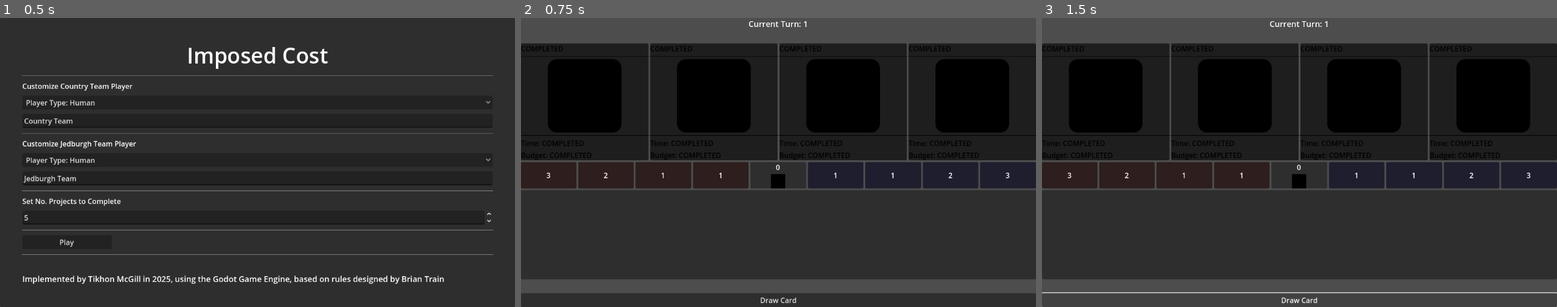
Above: before the commit, frames 1-3 (left to right).
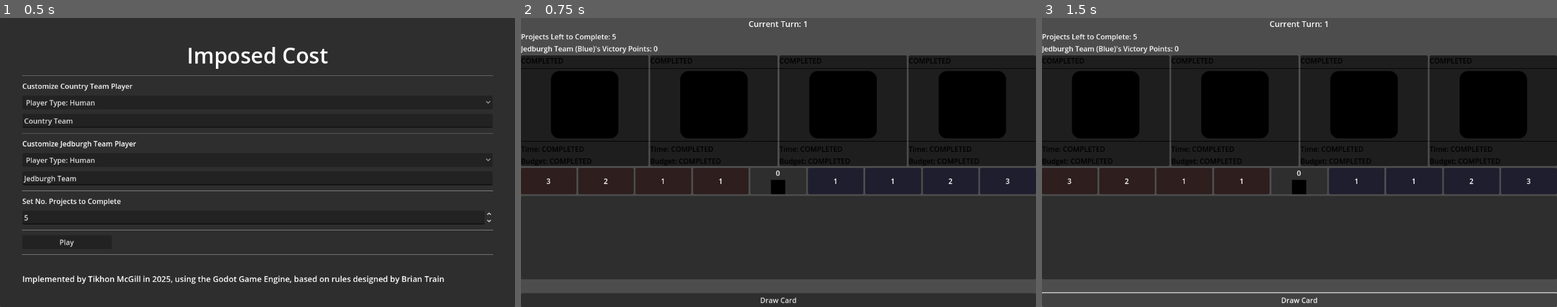
Above: after the commit, the same moments.

Repository: TikhonMcGill/ImposedCost
Game: Godot game, scene res://assets/scenes/main_menu/main_menu.tscn
The game is run twice, just before and just after one commit, with the same random seed, the same clock (stepped at 60 frames per second) and the same inputs. The engine's default icon, where the game draws it, is replaced by a stand-in: a white triangle on a blue panel in a dark square.
Inputs:
- Up to frame 1 (0.5 s): no input
- Up to frame 2 (0.75 s): click "Play" at 0.5 s
- Up to frame 3 (1.5 s): click "Draw Card" at 1.25 s

Frame 1 is identical in both runs. In frame 2, 12% of the frame differs, in the area x 0-100%, y 5-62%; in frame 3, 12%.
Error before the commit: Invalid assignment of property or key 'text' with value of type 'String' on a base object of type 'null instance'. (res://assets/scenes/game/game.gd:38)

Commit message:
Add VictoryPointsLabel

Diff:
--- a/assets/scenes/game/game.tscn
+++ b/assets/scenes/game/game.tscn
@@ -5,7 +5,7 @@
 [ext_resource type="PackedScene" uid="uid://cdgnbaa7ua3pt" path="res://assets/scenes/game/game_board/victor_label/victor_label.tscn" id="2_krlks"]
 [ext_resource type="PackedScene" uid="uid://cqmvug1vyaxk5" path="res://assets/scenes/game/project_container/project_container.tscn" id="2_oblms"]
 [ext_resource type="PackedScene" uid="uid://bkdsibrlut8m" path="res://assets/scenes/game/game_board/current_turn_label/current_turn_label.tscn" id="3_suxfe"]
-[ext_resource type="PackedScene" uid="uid://dc2ic5uoukta3" path="res://assets/scenes/game/game_board/projects_left_label/projects_left_label.tscn" id="4_iuiwi"]
+[ext_resource type="PackedScene" uid="uid://dwdg85lo6bacx" path="res://assets/scenes/game/game_board/projects_to_complete_label/projects_to_complete_label.tscn" id="4_iuiwi"]
 [ext_resource type="PackedScene" uid="uid://bjldw7i7tt3by" path="res://assets/scenes/game/player/human_player/card_selector/card_selector.tscn" id="4_sy1gd"]
 
 [node name="Game" type="Node"]
--- /dev/null
+++ b/assets/scenes/game/game_board/victory_points_label/victory_points_label.gd
@@ -0,0 +1,7 @@
+class_name VictoryPointsLabel
+extends Label
+
+##Label showing Jedburgh Player's Victory Points in a Game of Imposed Cost
+
+func show_victory_points(vps: int) -> void:
+	text = "%s's Victory Points: %d" % [GameManager.settings.jedburgh_team_name, vps]
--- /dev/null
+++ b/assets/scenes/game/game_board/victory_points_label/victory_points_label.tscn
@@ -0,0 +1,6 @@
+[gd_scene load_steps=2 format=3 uid="uid://ci5jxy6b0n6md"]
+
+[ext_resource type="Script" uid="uid://dt2al4i4a6s00" path="res://assets/scenes/game/game_board/victory_points_label/victory_points_label.gd" id="1_xjv2v"]
+
+[node name="VictoryPointsLabel" type="Label"]
+script = ExtResource("1_xjv2v")
Not shown, changed: admin/plans.txt
Not shown, added: assets/scenes/game/game_board/victory_points_label/victory_points_label.gd.uid
